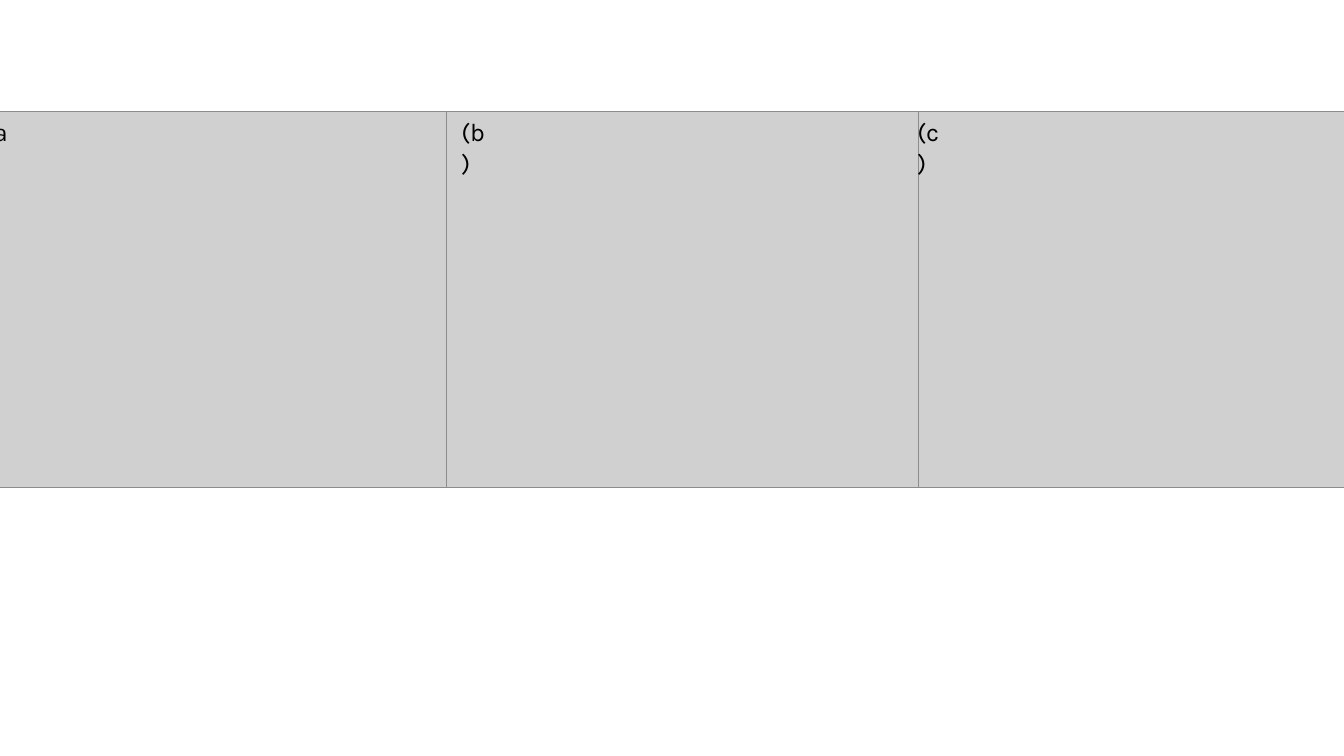
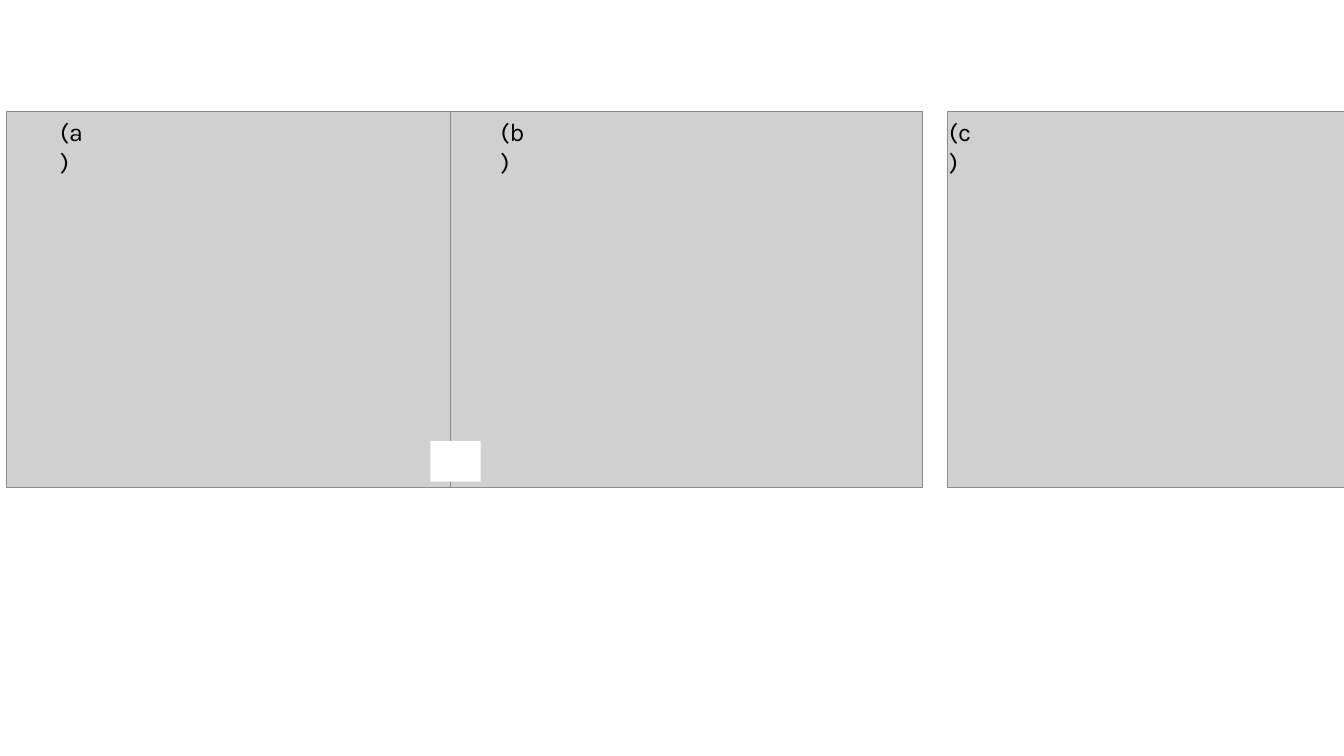
Before and after one commit to sach1tb/covid_drivers, a slide deck: slide 7 of Manuscript/Images/Images.pptx (slide 6 before the commit). Drawn at 1344x756 pixels with LibreOffice and Linux fonts; fonts in the diff are those of the drawing; grey boxes stand for pictures. Boxes give left, top, right and bottom in pixels: in the first picture for what was removed or moved away, otherwise in the second. Text is boxed around its words. In the diff, an @@ line names an element or a change of style, - is before the commit and + after.

```diff
--- a/Manuscript/Images/Images.pptx
+++ b/Manuscript/Images/Images.pptx
@@ picture: place and size @@
-picture at <box>0,112,448,488</box>
+picture at <box>7,112,475,488</box>
@@ text "(a)" rewrapped from <box>0,128,8,141</box> to <box>60,123,83,144</box> @@
@@ picture: place and size @@
-picture at <box>447,112,919,488</box>
+picture at <box>451,112,923,488</box>
@@ text "(b)": place and size @@
-text "(b)" at <box>461,123,485,144</box>
+text "(b)" at <box>501,123,525,144</box>
@@ text "(c)" rewrapped from <box>917,119,939,148</box> to <box>949,123,971,144</box> @@
@@ picture: place and size @@
-picture at <box>919,112,1344,488</box>
+picture at <box>948,112,1344,488</box>
@@ rectangle added at <box>431,442,481,482</box>, fill #FFFFFF @@
```
Also in this commit, not shown: 2 other slides changed, 6 slides added, 3 slides removed, 25 other files.
